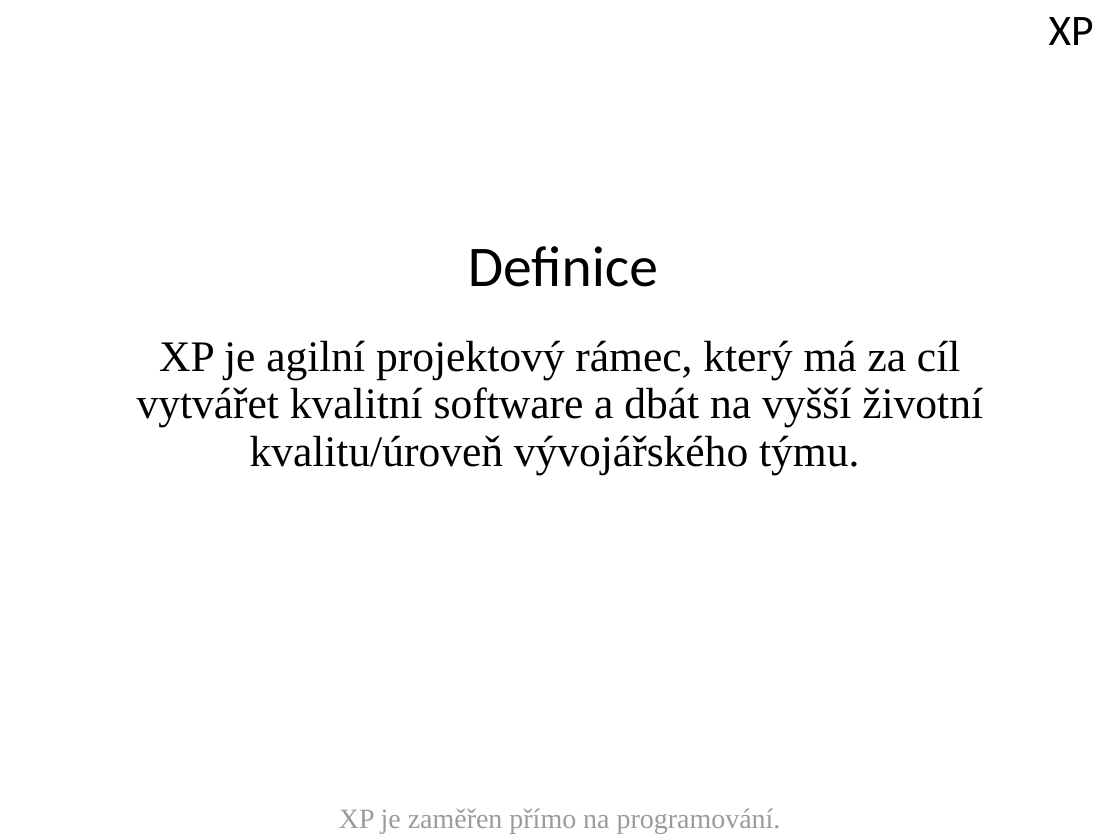
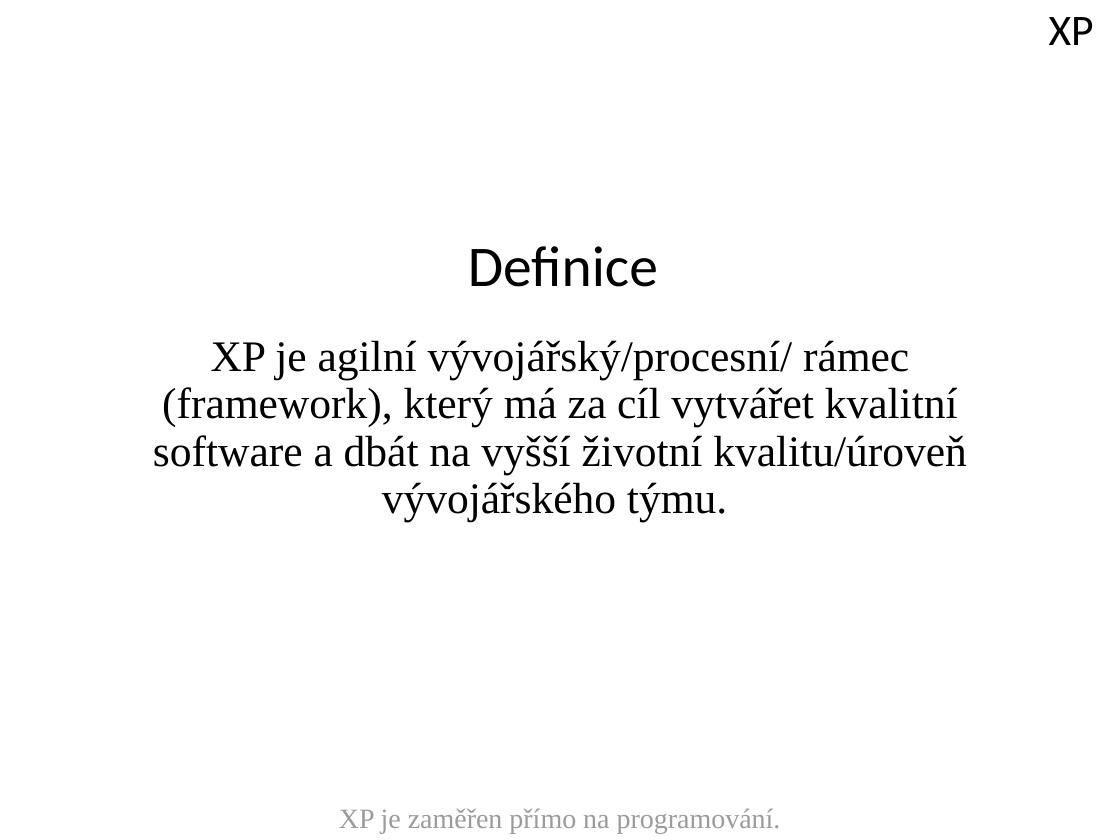
Before and after one commit to ZiipSi/tpr, a slide deck: slide 5 of source/files/prezentace_sem.pptx. Drawn at 1120x840 pixels with LibreOffice and Linux fonts; fonts in the diff are those of the drawing; background and template pictures are left out. Boxes give left, top, right and bottom in pixels: in the first picture for what was removed or moved away, otherwise in the second. Text is boxed around its words. In the diff, an @@ line names an element or a change of style, - is before the commit and + after.

```diff
--- a/source/files/prezentace_sem.pptx
+++ b/source/files/prezentace_sem.pptx
@@ text at (153, 340, 967, 521): text changed @@
-XP je agilní projektový rámec, který má za cíl vytvářet kvalitní software a dbát na vyšší životní kvalitu/úroveň vývojářského týmu.
+XP je agilní vývojářský/procesní/ rámec (framework), který má za cíl vytvářet kvalitní software a dbát na vyšší životní kvalitu/úroveň vývojářského týmu.
```
Also in this commit, not shown: 3 other files.
